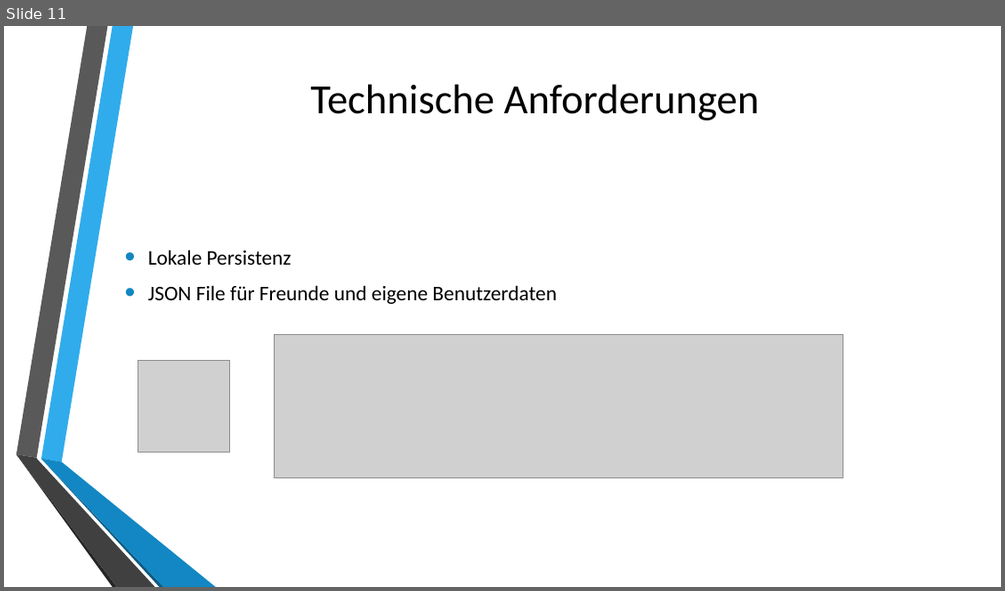
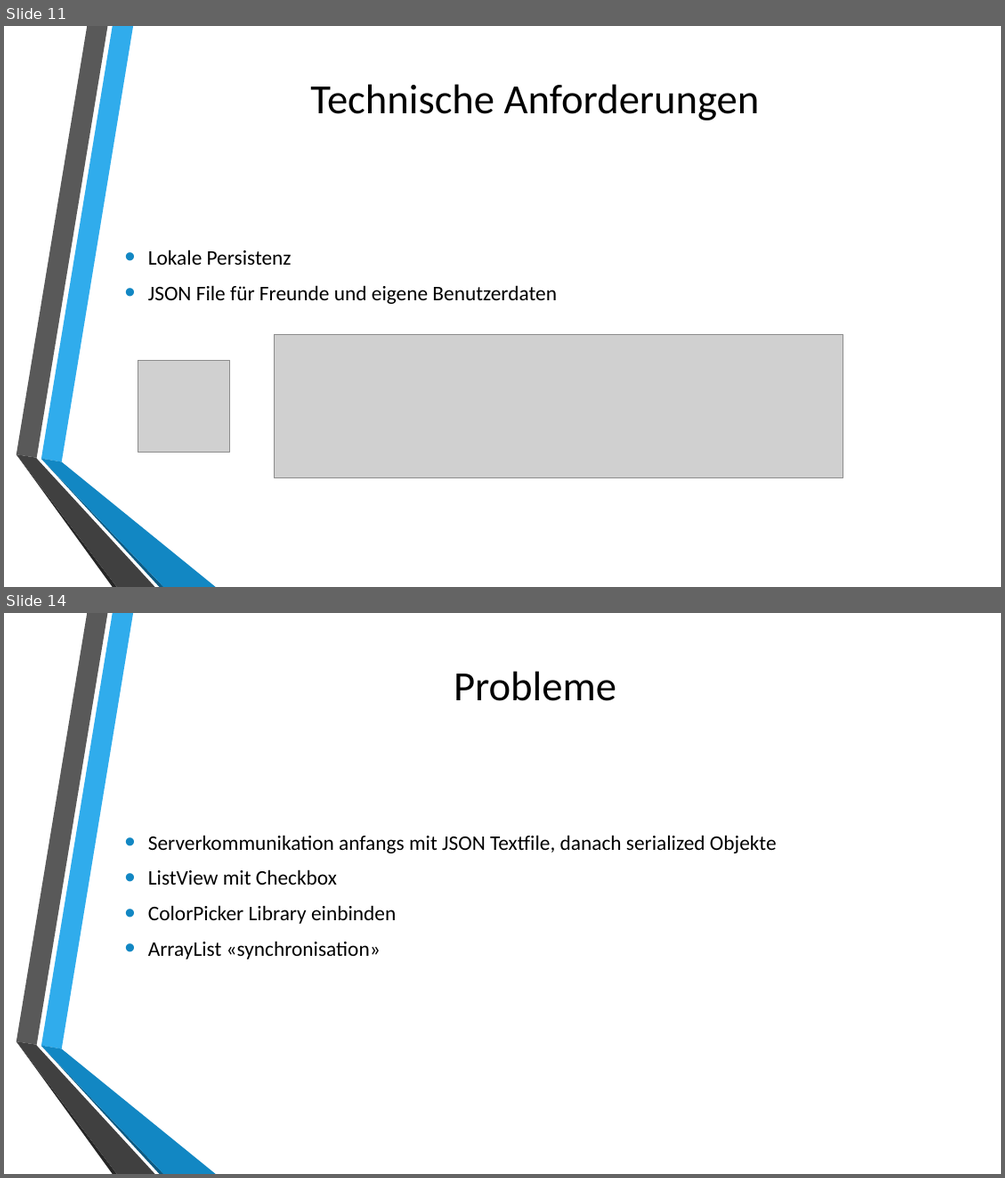
Before and after one commit to 0wncl0ud/MobProPro, a slide deck: FindMe.pptx. Shown one above the other, each under a label of ours: slide 11 before the commit, slides 11 and 14 after it; the slides between them are not shown. The pictures are 1005x591 and 1005x1178 pixels, drawn with LibreOffice and Linux fonts; fonts in the diff are those of the drawing; grey boxes stand for pictures; background and template pictures are left out. Boxes give left, top, right and bottom in pixels: in the first picture for what was removed or moved away, otherwise in the second. Text is boxed around its words. In the diff, an @@ line names an element or a change of style, - is before the commit and + after.

Commit message:
powerpoint

```diff
--- a/FindMe.pptx
+++ b/FindMe.pptx
@@ slide 14 added at box(4, 613, 1001, 1174), background picture (left out); not listed: 6 template elements that a slide beside it also shows @@
@@ title added at box(453, 671, 616, 701), 40 pt, text #000000 @@
+Probleme
@@ text added at box(148, 835, 777, 959), 20 pt, text #000000 @@
+• Serverkommunikation anfangs mit JSON Textfile, danach serialized Objekte
+• ListView mit Checkbox
+• ColorPicker Library einbinden
+• ArrayList «synchronisation»
```
Also in this commit, not shown: 2 slides changed, 4 other slides added.
